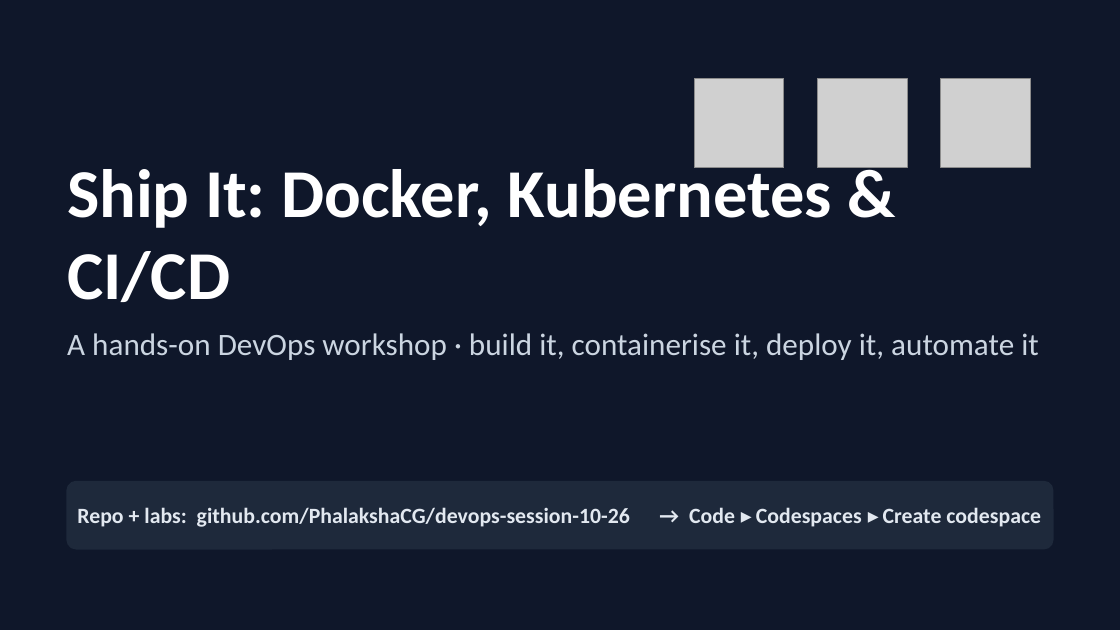
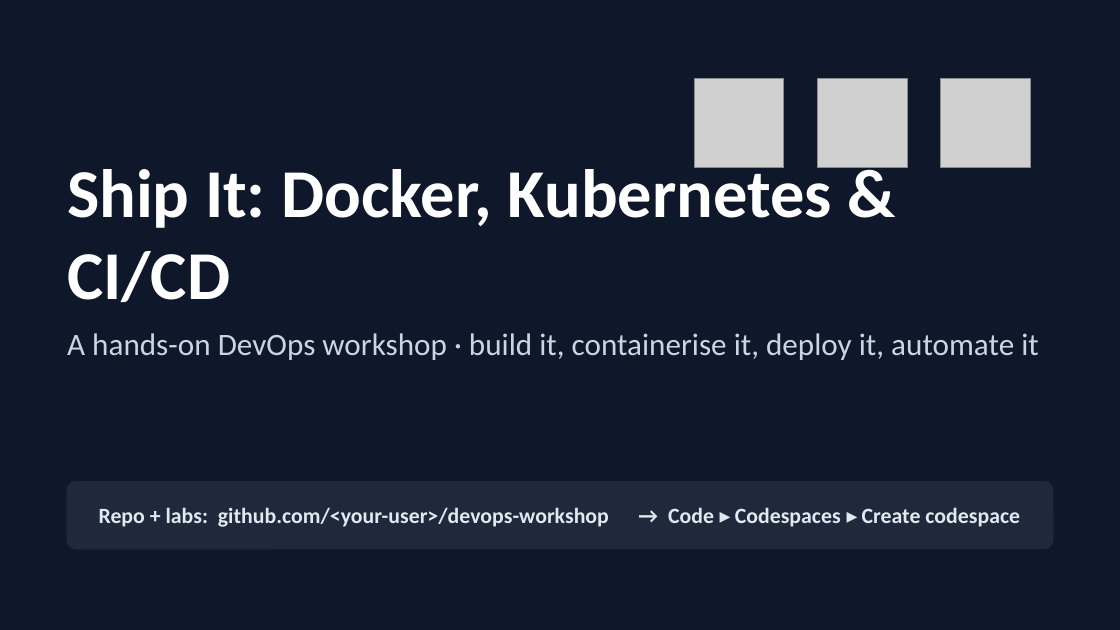
Before and after one commit to Atomiicradius/devops-session-10-26, a slide deck: slide 1 of slides/devops-workshop.pptx. Drawn at 1120x630 pixels with LibreOffice and Linux fonts; fonts in the diff are those of the drawing; grey boxes stand for pictures. Boxes give left, top, right and bottom in pixels: in the first picture for what was removed or moved away, otherwise in the second. Text is boxed around its words. In the diff, an @@ line names an element or a change of style, - is before the commit and + after.

```diff
--- a/slides/devops-workshop.pptx
+++ b/slides/devops-workshop.pptx
@@ text at <box>99,507,1020,527</box>: text changed @@
-Repo + labs: github.com/PhalakshaCG/devops-session-10-26 → Code ▸ Codespaces ▸ Create codespace
+Repo + labs: github.com/<your-user>/devops-workshop → Code ▸ Codespaces ▸ Create codespace
```
Also in this commit, not shown: 6 other slides changed, 9 slides added, 1 slide removed, 2 other files.
